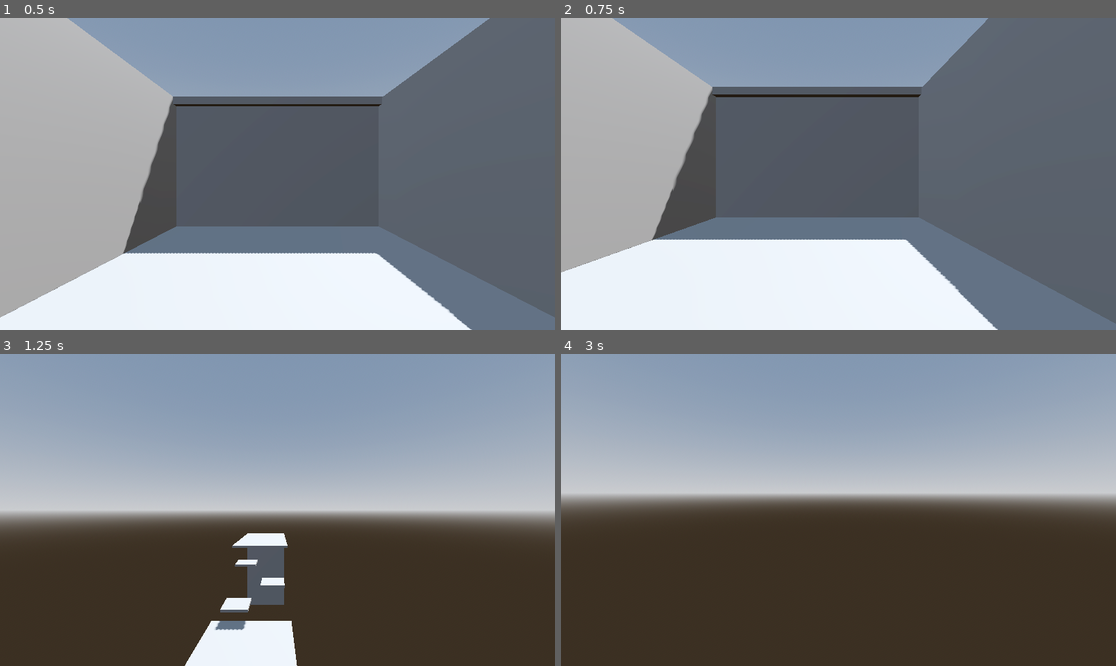
Above: before the commit, frames 1-4 (two rows, left to right).
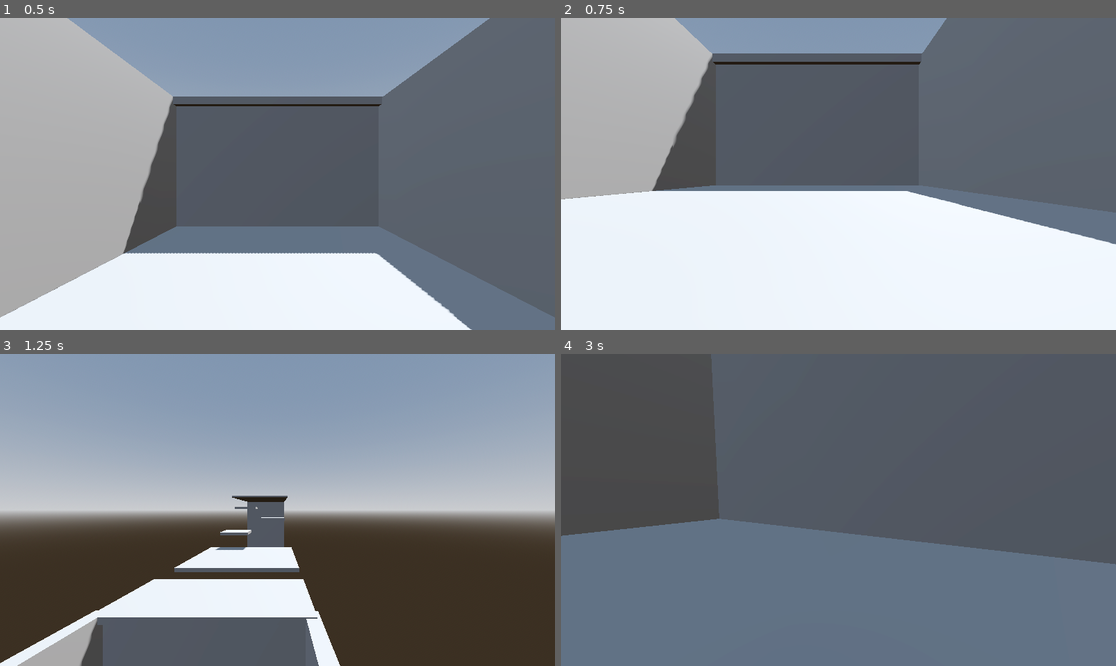
Above: after the commit, the same moments.

Repository: dfrttkj/CooolGame4gameJam
Game: Godot game, scene res://Scenes/main.tscn
Two runs of this game, one before a commit and one after it. Both use one fixed random seed, a clock stepped at 60 frames per second and the inputs below.
Inputs (mouse positions are in pixels of both pictures, inside the frame that each line leads up to):
- Up to frame 1 (0.5 s): no input
- Up to frame 2 (0.75 s): move the mouse to (960, 158) at 0.52 s; hold D (move_right) from 0.53 s (still down); tap Space (jump) at 0.6 s; click (960, 158) at 0.67 s
- Up to frame 3 (1.25 s): keep holding D (move_right); tap Space (jump) at 0.77, 1.07 s
- Up to frame 4 (3 s): move the mouse to (810, 510) at 1.27 s; release D (move_right) at 1.28 s; hold W (move_forward) from 1.28 s (still down); tap Space (jump) at 1.35, 1.52, 1.82, 2.1, 2.85 s; move the mouse to (849, 503) at 2.02 s; move the mouse to (832, 516) at 2.77 s

Frame 1 is identical in both runs. In frame 2, 33% of the frame differs, in the area x 0-100%, y 0-100%; in frame 3, 15%; in frame 4, 98%.

Commit message:
fixed jumping

Diff:
--- a/coool-death-game/Scripts/player.gd
+++ b/coool-death-game/Scripts/player.gd
@@ -29,16 +29,8 @@
 var target_velocity = Vector3.ZERO
 
 func _physics_process(delta):
-
 	var input_dir := Input.get_vector("move_left", "move_right", "move_forward", "move_back")
 	var direction = (neck.transform.basis * Vector3(input_dir.x, 0, input_dir.y)).normalized()
-
-	if direction:
-		velocity.x = direction.x * speed
-		velocity.z = direction.z * speed
-
-	if Input.is_action_just_pressed("jump"):
-		target_velocity.y += 80
 
 	if direction != Vector3.ZERO:
 		direction = direction.normalized()
@@ -49,9 +41,16 @@
 	target_velocity.x = direction.x * speed
 	target_velocity.z = direction.z * speed
 
-	# Vertical Velocity
-	if not is_on_floor(): # If in the air, fall towards the floor. Literally gravity
-		target_velocity.y = target_velocity.y - (fall_acceleration * delta)
+	# Vertical velocity (jumping and gravity)
+	if is_on_floor():
+		# Reset vertical velocity when on floor to prevent accumulation
+		target_velocity.y = 0
+		# Jump only when on floor
+		if Input.is_action_just_pressed("jump"):
+			target_velocity.y += jump_power
+	else:
+		# Apply gravity when in air
+		target_velocity.y = velocity.y - (fall_acceleration * delta)
 
 	# Moving the Character
 	velocity = target_velocity
